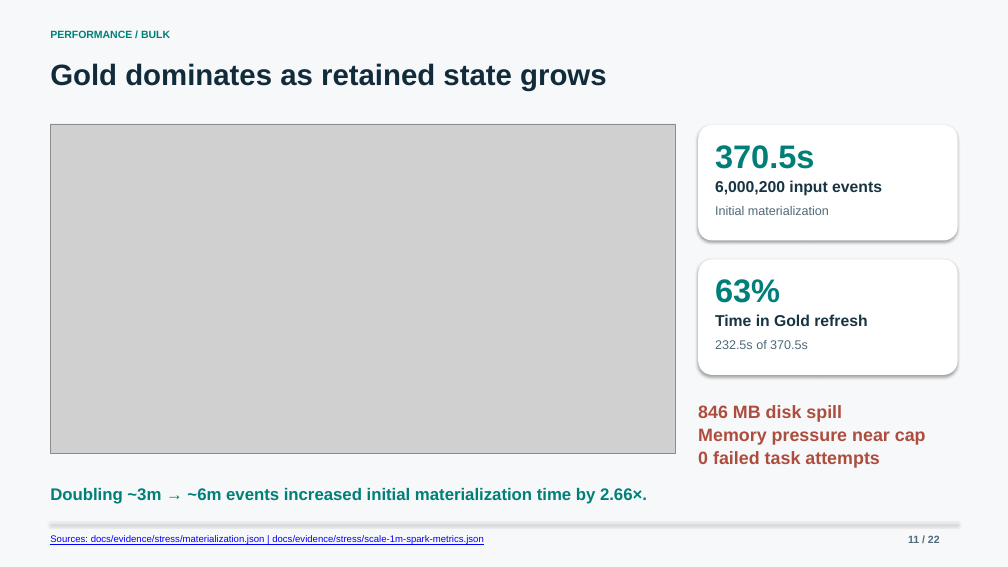
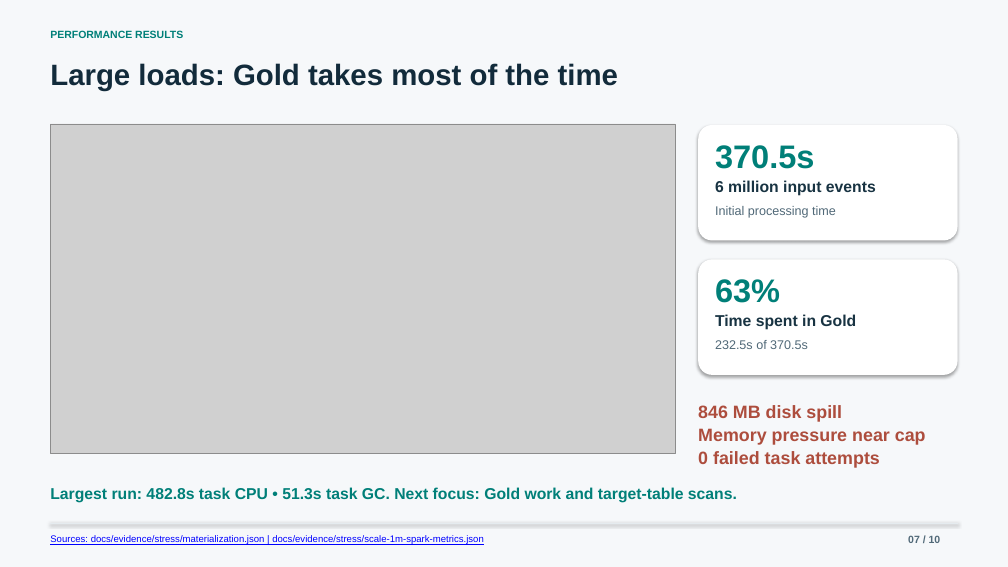
Before and after one commit to fabdutra/deel-data-engineering-task, a slide deck: slide 7 of docs/presentation/acme-delivery-assessment.pptx (slide 11 before the commit). Drawn at 1008x567 pixels with LibreOffice and Linux fonts; fonts in the diff are those of the drawing; grey boxes stand for pictures. Boxes give left, top, right and bottom in pixels: in the first picture for what was removed or moved away, otherwise in the second. Text is boxed around its words. In the diff, an @@ line names an element or a change of style, - is before the commit and + after.

```diff
--- a/docs/presentation/acme-delivery-assessment.pptx
+++ b/docs/presentation/acme-delivery-assessment.pptx
@@ text at <box>50,30,183,38</box>: text changed @@
-PERFORMANCE / BULK
+PERFORMANCE RESULTS
@@ text at <box>50,63,618,90</box>: text changed @@
-Gold dominates as retained state grows
+Large loads: Gold takes most of the time
@@ text at <box>715,180,876,196</box>: text changed @@
-6,000,200 input events
+6 million input events
@@ text at <box>715,206,836,218</box>: text changed @@
-Initial materialization
+Initial processing time
@@ text at <box>715,314,856,330</box>: text changed @@
-Time in Gold refresh
+Time spent in Gold
@@ text at <box>50,487,737,503</box>: text changed; size 16 to 15 pt @@
-Doubling ~3m → ~6m events increased initial materialization time by 2.66×.
+Largest run: 482.8s task CPU • 51.3s task GC. Next focus: Gold work and target-table scans.
@@ text at <box>908,535,941,543</box>: text changed @@
-11 / 22
+07 / 10
```
Also in this commit, not shown: 4 other slides changed, 5 slides added, 17 slides removed, 10 other files.
